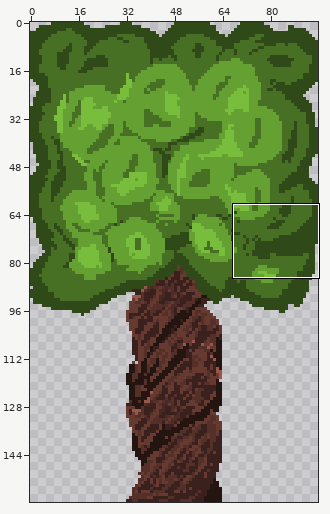
Two versions of one sprite sheet, Curse_of_Druid/Assets/Sprites/jokw_resource/TreePhase3.png. Above: a wide view before the commit, with the close-up outlined.
Close-up. First the earlier version:
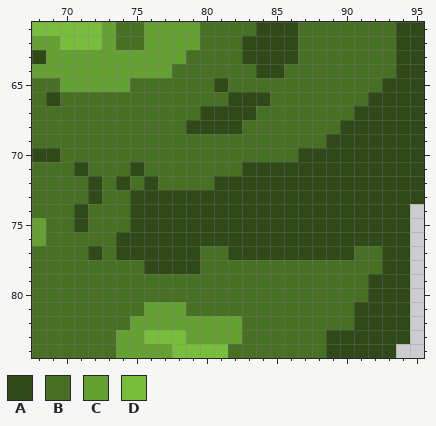
The file is 96x160 pixels. Colours within 5 levels of each other are drawn and written as one. Shown: x 68..95, y 61..84.
Palette (. is transparent): A #2f4a18  B #487024  C #64a132  D #78bd3c
Pixels before, first column x 68:
61 DDDDDCBBCCCCBBBBAAABBBBBBBAA
62 CCDDDCBBCCCCBBBAAAABBBBBBBAA
63 ACCCCCCCCCCBBBBAAAABBBBBBBAA
64 CCCCCCCCCCBBBBBBAABBBBBBBBAA
65 BBCCCCCBBBBBBABBBBBBBBBBBAAA
66 BABBBBBBBBBBBBAAABBBBBBBAAAA
67 BBBBBBBBBBBBAAAABBBBBBBAAAAA
68 BBBBBBBBBBBAAAABBBBBBBAAAAAA
69 BBBBBBBBBBBBBBBBBBBBBAAAAAAA
70 AABBBBBBBBBBBBBBBBBAAAAAAAAA
71 BBBABBBABBBBBBBAAAAAAAAAAAAA
72 BBBBABABABBBBAAAAAAAAAAAAAAA
73 BBBBABBAAAAAAAAAAAAAAAAAAAAA
74 BBBABBBAAAAAAAAAAAAAAAAAAAA.
75 CBBABBBAAAAAAAAAAAAAAAAAAAA.
76 CBBBBBAAAAAAAAAAAAAAAAAAAAA.
77 BBBBABAAAAAABBAAAAAAAAABBAA.
78 BBBBBBBBAAAABBBBBBBBBBBBBAA.
79 BBBBBBBBBBBBBBBBBBBBBBBBAAA.
80 BBBBBBBBBBBBBBBBBBBBBBBBAAA.
81 BBBBBBBBCCCBBBBBBBBBBBBAAAA.
82 BBBBBBBCCCCCCCCBBBBBBBBAAAA.
83 BBBBBBCCDDDCCCCBBBBBBAAAAAA.
84 BBBBBBCCCCDDDDBBBBBBBAAAAA..
And afterwards:
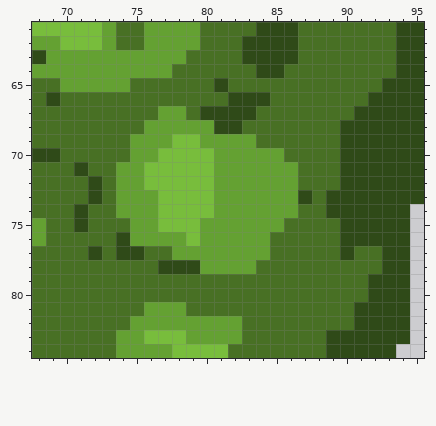
Author's note on the commit: 나무 3단계 이미지 수정 TreePhase3.png 이미지를 살짝 바꾸었습니다.
What changed:
Changed rows in their new state; - is an unchanged pixel.
first column x 74:
67 ---CC-----------
68 --CCCCC---------
69 -CCCDDCCCC-----B
70 -CCDDDDCCCCC-BBB
71 CCDDDDDCCCCCCBBB
72 CCDDDDDCCCCCCBBB
73 CCCDDDDCCCCCC-B-
74 CCCDDDDCCCCCCBB-
75 -CCDDDCCCCCCBBBB
76 -CCCCDCCCCCBBBBB
77 --BBCCCCCCCBBBBB
78 --B---CCCC------
